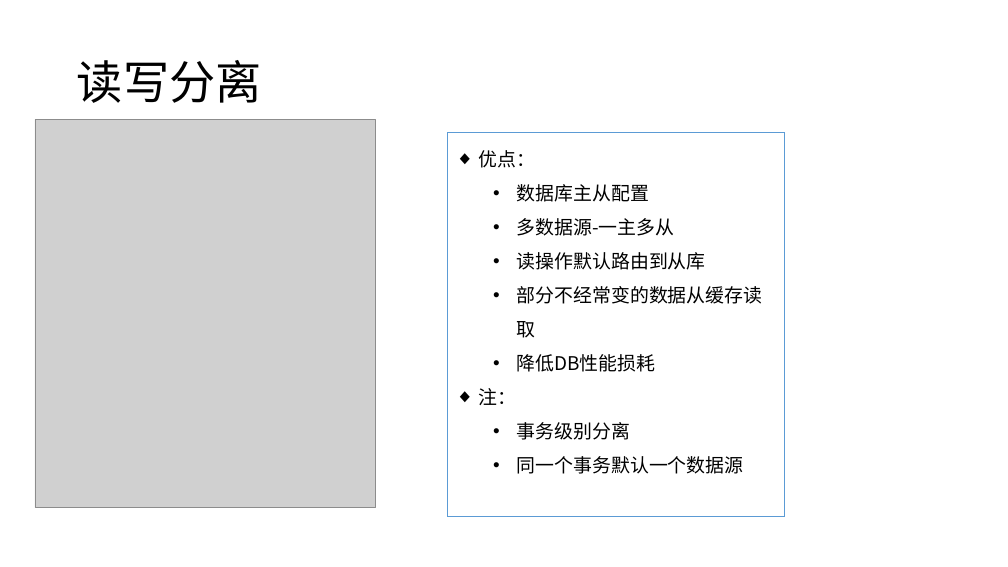
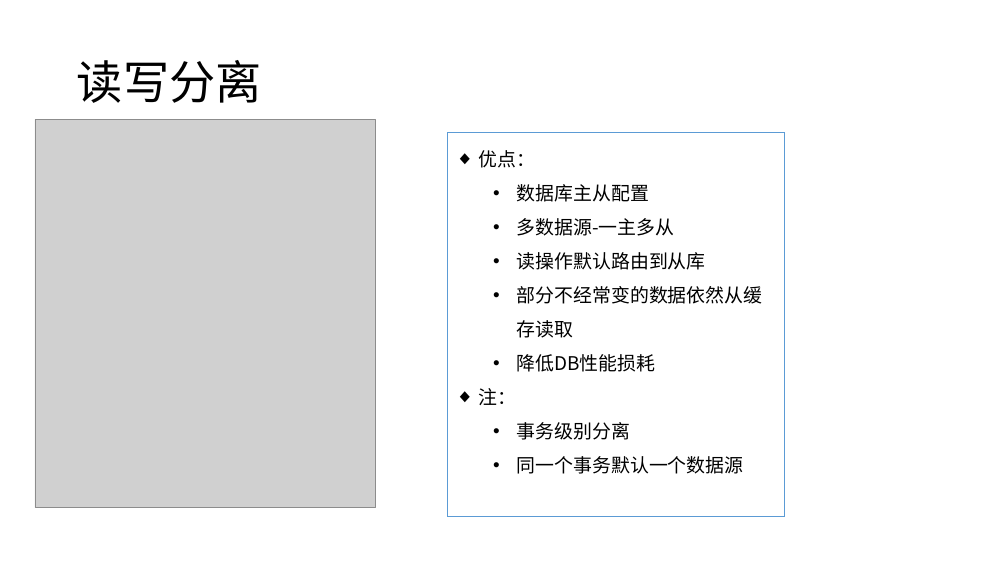
Before and after one commit to haydenwang/docs-all, a slide deck: slide 5 of 互联网技术架构变迁.pptx. Drawn at 1008x567 pixels with LibreOffice and Linux fonts; fonts in the diff are those of the drawing; grey boxes stand for pictures. Boxes give left, top, right and bottom in pixels: in the first picture for what was removed or moved away, otherwise in the second. Text is boxed around its words. In the diff, an @@ line names an element or a change of style, - is before the commit and + after.

```diff
--- a/互联网技术架构变迁.pptx
+++ b/互联网技术架构变迁.pptx
@@ text in rectangle at <box>517,286,763,338</box>: text changed @@
-  • 部分不经常变的数据从缓存读取
+  • 部分不经常变的数据依然从缓存读取
```
Also in this commit, not shown: 9 other slides changed, 5 slides added, 3 slides removed, 2 other files.
